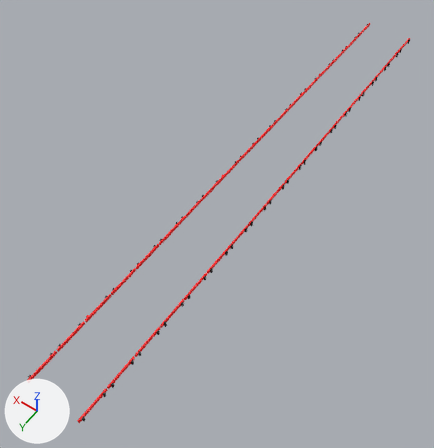
What one commit did to the FBX model models/HSBC Entorno_10_CAPAS_BOLICHE.fbx.
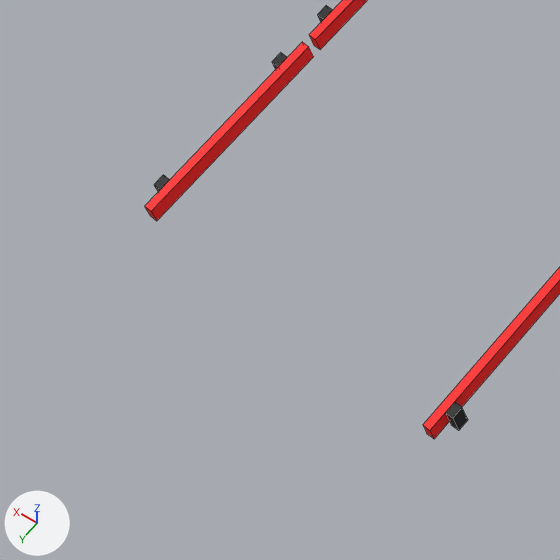
The first picture shows the older version from a camera (50 mm lens) standing at (-28.9, -9.6, 21.0) and looking at (-18.7, -23.8, -1.4). The close-ups show both versions on the part from 0% to 24% of the width and 77% to 99% of the height of that picture; other places that the commit changed are outside them. The axes (+X, +Y, +Z) are drawn at lower left. The lights are the same throughout. The close-ups show mesh edges as thin lines. Where no turn or scale is listed for an object, it has been applied to the vertices.
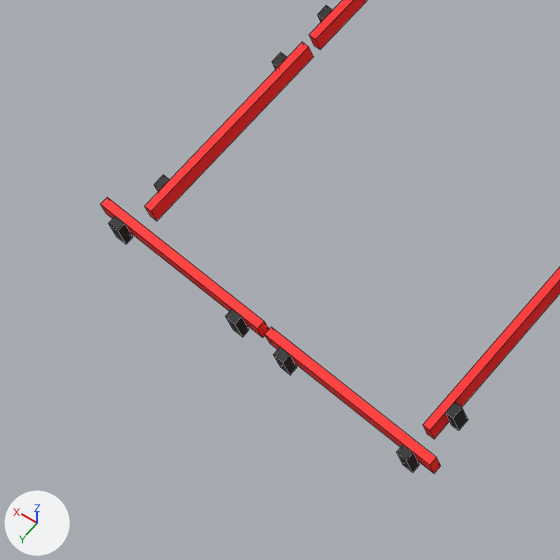
Location of each change, (x1, y1, x2, y2) in pixels of the close-ups (560 x 560 px):
'pCube9.001', added (red): after (264, 327, 441, 473)
    faces in mat_rojo_vallas_005 (red #ff0000): (264, 327, 441, 473)
    faces in mat_negro_vallas_005 (black #000000): (273, 347, 420, 472)
'pCube8.001', added (red): after (101, 197, 269, 338)
    faces in mat_rojo_vallas_005 (red #ff0000): (101, 197, 269, 338)
    faces in mat_negro_vallas_005 (black #000000): (108, 216, 249, 337)

Diff of the bpy script that builds the scene:
```diff
--- a/models/HSBC Entorno_10_CAPAS_BOLICHE.fbx.py
+++ b/models/HSBC Entorno_10_CAPAS_BOLICHE.fbx.py
@@ mat_negro_vallas_005 @@
+mat_negro_vallas_005 = principled_material('negro_vallas.005')
+mat_negro_vallas_005.base_color = (0.0, 0.0, 0.0)  # black #000000
+mat_negro_vallas_005.roughness = 0.553
@@ mat_rojo_vallas_005 @@
+mat_rojo_vallas_005 = principled_material('rojo_vallas.005')
+mat_rojo_vallas_005.base_color = (1.0, 0.0, 0.0)  # red #ff0000
+mat_rojo_vallas_005.roughness = 0.553
@@ me_mesh_003 @@
+me_mesh_003.from_pydata(...)  # 24 vertices, 18 faces; spans x 0.033..1.502, y 1.235..1.362, z 0.0..0.223
+# faces by material slot: [12, 6]
+me_mesh_003.materials.append(mat_negro_vallas_005)  # black #000000
+me_mesh_003.materials.append(mat_rojo_vallas_005)  # red #ff0000
@@ me_mesh_002 @@
+me_mesh_002.from_pydata(...)  # 24 vertices, 18 faces; spans x -1.5..-0.031, y 1.237..1.363, z 0.0..0.223
+# faces by material slot: [12, 6]
+me_mesh_002.materials.append(mat_negro_vallas_005)  # black #000000
+me_mesh_002.materials.append(mat_rojo_vallas_005)  # red #ff0000
@@ ob_pcube8_001 @@
+ob_pcube8_001 = bpy.data.objects.new('pCube8.001', me_mesh_003)
+ob_pcube8_001.location = (-19.223, -14.03, 0.0)
@@ ob_pcube9_001 @@
+ob_pcube9_001 = bpy.data.objects.new('pCube9.001', me_mesh_002)
+ob_pcube9_001.location = (-19.223, -14.03, 0.0)
```
